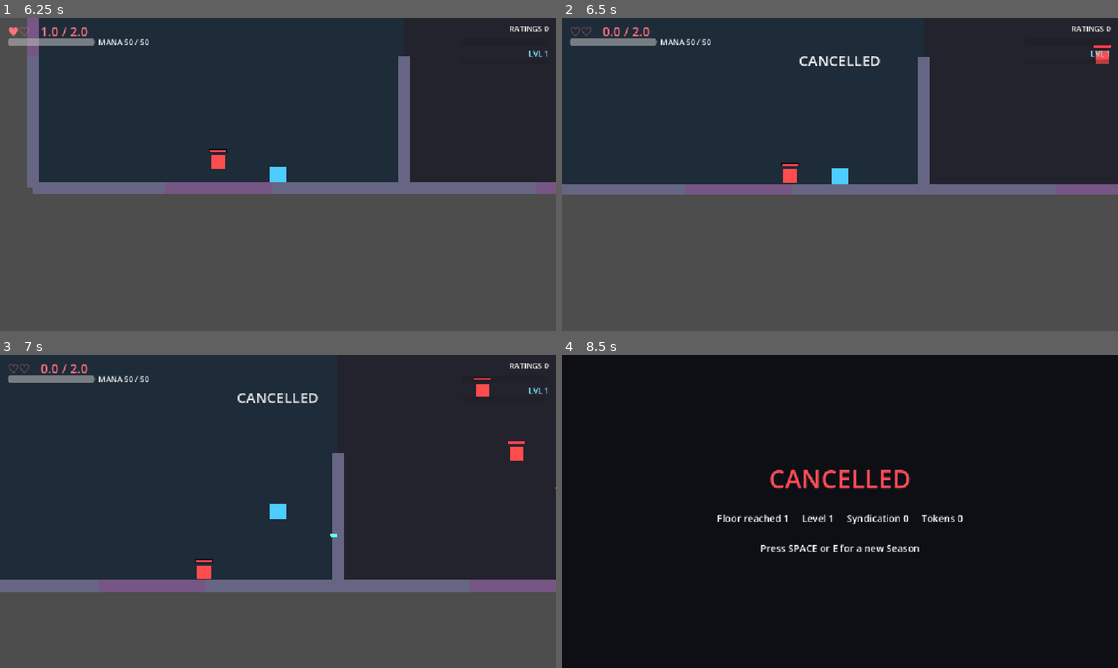
Above: before the commit, frames 1-4 (two rows, left to right).
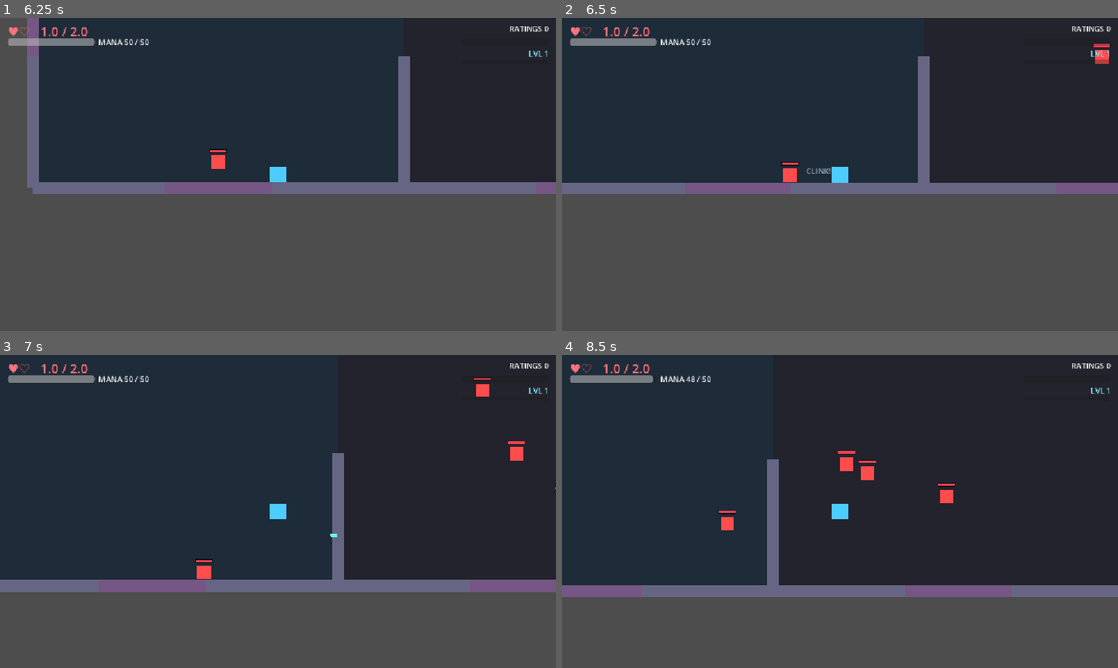
Above: after the commit, the same moments.

Repository: nderman/dungeon-grinder-cal
Game: Godot game, scene res://Floor.tscn
The game is run twice, just before and just after one commit, with the same random seed, the same clock (stepped at 60 frames per second) and the same inputs.
Inputs (mouse positions are in pixels of both pictures, inside the frame that each line leads up to):
- Up to frame 1 (6.25 s): tap Enter (ui_accept) at 0.5, 0.77, 1.07, 1.52, 1.55, 1.82, 3.02, 3.32, 3.5, 4.52, 4.82, 6.02, 6.05 s; move the mouse to (400, 158) at 0.52 s; press the mouse at (400, 158) at 0.53 s; hold D (move_right) 0.53-1.28 s; tap E (interact) at 0.8, 1.35, 3.05 s; move the mouse to (166, 190) at 1.27 s; release the mouse at (166, 190) at 1.28 s; hold S (move_down) 1.28-2.03 s; move the mouse to (333, 105) at 2.02 s; hold D (move_right) 2.03-2.78 s; hold Enter (ui_accept) 2.03-2.78 s; click (333, 105) at 2.3 s; move the mouse to (250, 237) at 2.77 s; hold W (move_up) 2.78-3.53 s; tap Down (aim_down) at 2.85 s; move the mouse to (444, 221) at 3.52 s; hold Enter (ui_accept) 3.53-4.28 s; hold A (move_left) 3.53-5.03 s; tap Left (aim_left) at 3.6 s; move the mouse to (111, 127) at 4.27 s; tap Right (aim_right) at 4.35 s; click (111, 127) at 4.55 s; move the mouse to (305, 174) at 5.02 s; hold S (move_down) 5.03-5.78 s; hold E (interact) 5.03-5.78 s; tap Up (aim_up) at 5.1 s; move the mouse to (194, 96) at 5.77 s; hold D (move_right) from 5.78 s (still down); tap Space (dash) at 5.85 s
- Up to frame 2 (6.5 s): keep holding D (move_right); tap Enter (ui_accept) at 6.32 s
- Up to frame 3 (7 s): move the mouse to (400, 495) at 6.52 s; release D (move_right) at 6.53 s; press the mouse at (400, 495) at 6.53 s; hold W (move_up) from 6.53 s (still down); tap Enter (ui_accept) at 6.77 s
- Up to frame 4 (8.5 s): tap Enter (ui_accept) at 7.07, 7.52, 7.82, 8.3 s; move the mouse to (728, 527) at 7.27 s; release W (move_up) at 7.28 s; release the mouse at (728, 527) at 7.28 s; hold D (move_right) 7.28-8.03 s; tap E (interact) at 7.35 s; move the mouse to (895, 442) at 8.02 s; hold S (move_down) from 8.03 s (still down); hold Q (nano) from 8.03 s (still down)

Frame 1 is identical in both runs. In frame 2, 1.1% of the frame differs, in the area x 0-100%, y 2-57%; in frame 3, 0.3%; in frame 4, 99%, in the area x 0-100%, y 0-100%.

Commit message:
Achievement scopes (run/repeatable/lifetime) + per-run loot drip + boot guard
Achievements are now the primary per-run loot source. Replaced the overloaded
`repeatable` bool with an explicit `scope`:
- run        -> once per run, reset on SignalBus.run_started (first_blood, phase_finder)
- repeatable -> fires every trigger, no dedup (speed_demon, crowd_pleaser, boss kills...)
- lifetime   -> once ever, persisted to MetaManager (meta milestones; none defined yet)

Fixes the dried-up loot: first_blood was once-ever-persisted, and the repeatable
feats had reward-table entries but no detector ever emitted them.

- Kill->loot drip in GameManager._track_kill: a Crowd Pleaser box every KILLS_PER_BOX
  (6) kills + a Speed Demon spike on 3 kills within 2s (both now actually fire).
- run_started signal emitted by start_new_run resets per-run achievement dedup.
- Boot guard: LevelGenerator._ready starts a run if none is active, so launching
  straight into Floor.tscn (the main scene) populates current_run_stats -- fixes the
  Stat-Injection panel showing 0s and "+" doing nothing.

Co-Authored-By: Claude Opus 4.7 (1M context) <noreply@anthropic.com>

Diff:
--- a/game-client/data/AchievementData.gd
+++ b/game-client/data/AchievementData.gd
@@ -1,13 +1,17 @@
 # AchievementData.gd (Autoload)
 # Achievement definitions. Each grants a Loot Box of `tier` (LootData.Tier).
-# `repeatable` true = re-grants every trigger (performance feats); false = one-time (persisted).
+# `scope` decides loot cadence — achievements are the PRIMARY per-run loot source:
+#   "run"        = once per run, resets each Episode  (per-run milestones)
+#   "repeatable" = fires every trigger, no dedup       (performance feats / grind drip)
+#   "lifetime"   = once EVER, persisted to disk         (meta milestones / collection)
 extends Node
 
 const ACHIEVEMENTS := {
-	"first_blood":  {"title": "You've Killed a Mob!",        "desc": "Your first kill.",                   "tier": 0, "repeatable": false},
-	"phase_finder": {"title": "Sub-Dimensional Tourist",     "desc": "Found a Phase-Door.",                "tier": 0, "repeatable": false},
-	"speed_demon":  {"title": "Speed Demon!",                "desc": "3 kills in 2 seconds.",              "tier": 1, "repeatable": true},
-	"near_death":   {"title": "Near Death!",                 "desc": "Survived at a sliver of health.",    "tier": 1, "repeatable": true},
-	"untouchable":  {"title": "Untouchable!",                "desc": "Dashed clean through a killer.",     "tier": 0, "repeatable": true},
-	"boss_slayer":  {"title": "Boss Slayer",                 "desc": "Put a boss in the ground.",          "tier": 2, "repeatable": true},
+	"first_blood":  {"title": "You've Killed a Mob!",        "desc": "First kill of the run.",             "tier": 0, "scope": "run"},
+	"phase_finder": {"title": "Sub-Dimensional Tourist",     "desc": "Found a Phase-Door this run.",       "tier": 0, "scope": "run"},
+	"speed_demon":  {"title": "Speed Demon!",                "desc": "3 kills in 2 seconds.",              "tier": 1, "scope": "repeatable"},
+	"crowd_pleaser":{"title": "Crowd Pleaser",               "desc": "The meat grinder keeps turning.",    "tier": 0, "scope": "repeatable"},
+	"near_death":   {"title": "Near Death!",                 "desc": "Survived at a sliver of health.",    "tier": 1, "scope": "repeatable"},
+	"untouchable":  {"title": "Untouchable!",                "desc": "Dashed clean through a killer.",     "tier": 0, "scope": "repeatable"},
+	"boss_slayer":  {"title": "Boss Slayer",                 "desc": "Put a boss in the ground.",          "tier": 2, "scope": "repeatable"},
 }
--- a/game-client/levels/LevelGenerator.gd
+++ b/game-client/levels/LevelGenerator.gd
@@ -24,6 +24,12 @@
 var order: Array[Vector2i] = []           # walk order; [0] = spawn, back() = boss
 
 func _ready() -> void:
+	# Floor.tscn is the main scene, so a fresh launch lands here without passing through the
+	# Green Room — meaning start_new_run() never ran and current_run_stats is still empty
+	# (Stat-Injection panel shows 0s, "+" no-ops). Start a run if none is active, BEFORE
+	# _spawn_player so the Player shares the populated run-stats dict by reference.
+	if not GameManager.is_run_active:
+		GameManager.start_new_run()
 	_walk()
 	_designate()
 	_instantiate_rooms()
--- a/game-client/scripts/autoloads/AchievementManager.gd
+++ b/game-client/scripts/autoloads/AchievementManager.gd
@@ -5,10 +5,13 @@
 # Register AFTER SignalBus / MetaManager / GameManager / LootData / AchievementData.
 extends Node
 
+var _run_unlocked: Array[String] = []   # "run"-scope achievements already granted this Episode
+
 func _ready() -> void:
 	SignalBus.enemy_cancelled.connect(_on_enemy_cancelled)
 	SignalBus.ratings_spike.connect(_on_spike)
 	SignalBus.phasedoor_discovered.connect(_on_phasedoor)
+	SignalBus.run_started.connect(func(): _run_unlocked.clear())
 
 func _on_enemy_cancelled(_loc: Vector2, _ratings: int) -> void:
 	unlock("first_blood")
@@ -22,17 +25,28 @@
 		"NEAR_DEATH": unlock("near_death")
 		"UNTOUCHABLE": unlock("untouchable")
 		"FATALITY": unlock("boss_slayer")
+		"CROWD_PLEASER": unlock("crowd_pleaser")
 
-# Award an achievement + its Loot Box. One-time ones persist; repeatable ones re-grant.
+# Award an achievement + its Loot Box. Dedup depends on scope:
+#   run        → once per run (reset on run_started)
+#   lifetime   → once ever (persisted to disk)
+#   repeatable → always grants
 func unlock(id: String) -> void:
 	if not AchievementData.ACHIEVEMENTS.has(id):
 		return
 	var a: Dictionary = AchievementData.ACHIEVEMENTS[id]
-	if not a["repeatable"]:
-		if id in MetaManager.unlocked_achievements:
-			return
-		MetaManager.unlocked_achievements.append(id)
-		MetaManager.save_persistence()
+	match a.get("scope", "repeatable"):
+		"lifetime":
+			if id in MetaManager.unlocked_achievements:
+				return
+			MetaManager.unlocked_achievements.append(id)
+			MetaManager.save_persistence()
+		"run":
+			if id in _run_unlocked:
+				return
+			_run_unlocked.append(id)
+		_:
+			pass   # "repeatable" — no dedup
 	GameManager.earned_loot_boxes.append(int(a["tier"]))
 	SignalBus.achievement_unlocked.emit(a["title"])
 
--- a/game-client/scripts/autoloads/GameManager.gd
+++ b/game-client/scripts/autoloads/GameManager.gd
@@ -8,12 +8,18 @@
 
 # Ratings Spike reward table — {hype_pct, ratings} per achievement type.
 const SPIKE_TABLE := {
-	"SPEED_DEMON": {"hype": 10.0, "ratings": 50},
-	"NEAR_DEATH":  {"hype": 25.0, "ratings": 150},
-	"UNTOUCHABLE": {"hype": 5.0,  "ratings": 25},
-	"DRAMA_SPIKE": {"hype": 15.0, "ratings": 100},
-	"FATALITY":    {"hype": 20.0, "ratings": 200},
+	"SPEED_DEMON":   {"hype": 10.0, "ratings": 50},
+	"NEAR_DEATH":    {"hype": 25.0, "ratings": 150},
+	"UNTOUCHABLE":   {"hype": 5.0,  "ratings": 25},
+	"DRAMA_SPIKE":   {"hype": 15.0, "ratings": 100},
+	"FATALITY":      {"hype": 20.0, "ratings": 200},
+	"CROWD_PLEASER": {"hype": 8.0,  "ratings": 75},   # the steady meat-grinder kill drip
 }
+
+# Kill-feat tuning.
+const SPEED_DEMON_KILLS := 3       # kills within the window → Speed Demon
+const SPEED_DEMON_WINDOW := 2.0    # seconds
+const KILLS_PER_BOX := 6           # every Nth kill drops a Crowd Pleaser box (grind reward)
 
 # --- RUN STATE ---
 var current_floor: int = 1
@@ -23,6 +29,8 @@
 var earned_loot_boxes: Array = []     # {tier, source} flagged by the achievement system
 var last_safe_room_entrance_pos: Vector2 = Vector2.ZERO   # where a Phase-Door spat you in
 var run_inventory: Array = []                             # items pulled from Loot Boxes this run
+var run_kills: int = 0                                    # mobs cancelled this run
+var _kill_times: Array[float] = []                        # recent kill timestamps (speed-demon detector)
 
 # --- PROGRESSION (XP / LEVELS / SKILL POINTS) — the character-growth rail ---
 # Per DCC: kills grant XP; every level hands you 3 stat points to spend, and you may only
@@ -55,6 +63,21 @@
 func _on_enemy_cancelled(_loc: Vector2, ratings_earned: int) -> void:
 	run_ratings += ratings_earned
 	rating_changed.emit(run_ratings)
+	_track_kill()
+
+# Turns raw kills into the reward drip the "meat grinder" promises: a steady box every
+# KILLS_PER_BOX kills, plus a Speed Demon spike for SPEED_DEMON_KILLS in quick succession.
+# Both route through ratings_spike → AchievementManager grants the box.
+func _track_kill() -> void:
+	run_kills += 1
+	if run_kills % KILLS_PER_BOX == 0:
+		SignalBus.ratings_spike.emit("CROWD_PLEASER")
+	var now := Time.get_ticks_msec() / 1000.0
+	_kill_times.append(now)
+	_kill_times = _kill_times.filter(func(t): return now - t <= SPEED_DEMON_WINDOW)
+	if _kill_times.size() >= SPEED_DEMON_KILLS:
+		_kill_times.clear()   # require a fresh burst, don't re-fire every subsequent kill
+		SignalBus.ratings_spike.emit("SPEED_DEMON")
 
 # Kills feed the XP rail. Banks 3 skill points per level gained (spendable in a Safe Room).
 func add_xp(amount: int) -> void:
@@ -86,11 +109,14 @@
 	xp = 0
 	level = 1
 	skill_points = 0
+	run_kills = 0
+	_kill_times.clear()
 	earned_loot_boxes.clear()
 	run_inventory.clear()
 	is_run_active = true
 	MetaManager.reset_run_cache()
 	current_run_stats = MetaManager.get_current_contestant_stats(current_race, current_class)
+	SignalBus.run_started.emit()   # resets per-run achievement dedup
 	SignalBus.xp_changed.emit(xp, xp_to_next(level), level)
 
 func advance_floor() -> void:
--- a/game-client/scripts/autoloads/SignalBus.gd
+++ b/game-client/scripts/autoloads/SignalBus.gd
@@ -18,6 +18,7 @@
 signal achievement_unlocked(title: String)          # Authorizes a loot box
 signal sponsor_pod_incoming(target_location: Vector2)
 signal hype_threshold_reached(tier_index: int)      # 50% / 75% / 90%
+signal run_started()                                 # fresh Episode — reset per-run achievement dedup
 
 # --- PROGRESSION (XP → LEVELS → SKILL POINTS) ---
 # Distinct from Ratings (audience/loot) and Gold (shops). This is character growth.
--- a/game-client/ui/CombatHUD.gd
+++ b/game-client/ui/CombatHUD.gd
@@ -17,6 +17,7 @@
 	"SPEED_DEMON": "SPEED DEMON!", "NEAR_DEATH": "NEAR DEATH!",
 	"UNTOUCHABLE": "UNTOUCHABLE!", "DRAMA_SPIKE": "DRAMA SPIKE!",
 	"FATALITY": "FATALITY!", "CANCELLED": "CANCELLED",
+	"CROWD_PLEASER": "CROWD PLEASER!",
 }
 
 func _ready() -> void:
Not shown, changed: docs/GDD.md
